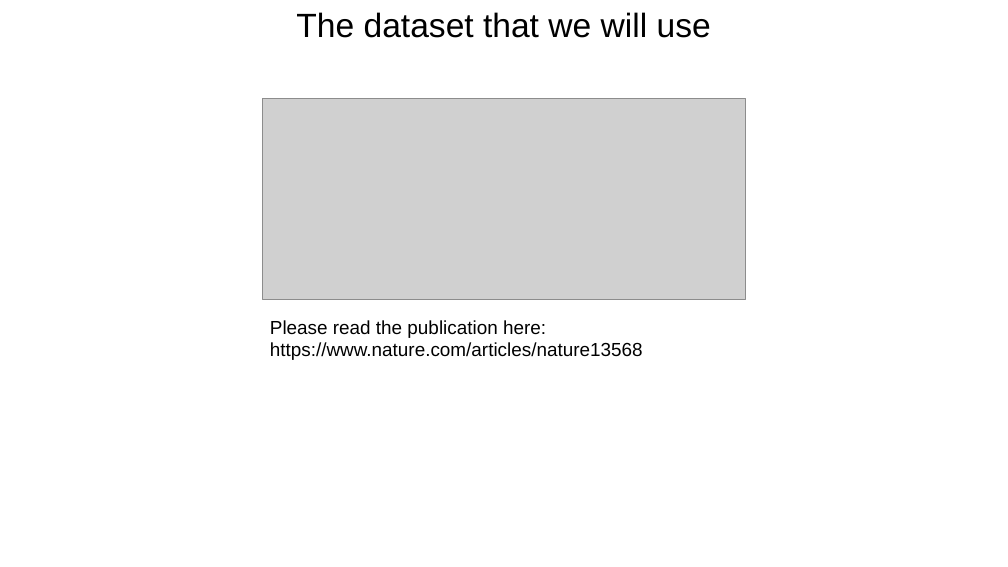
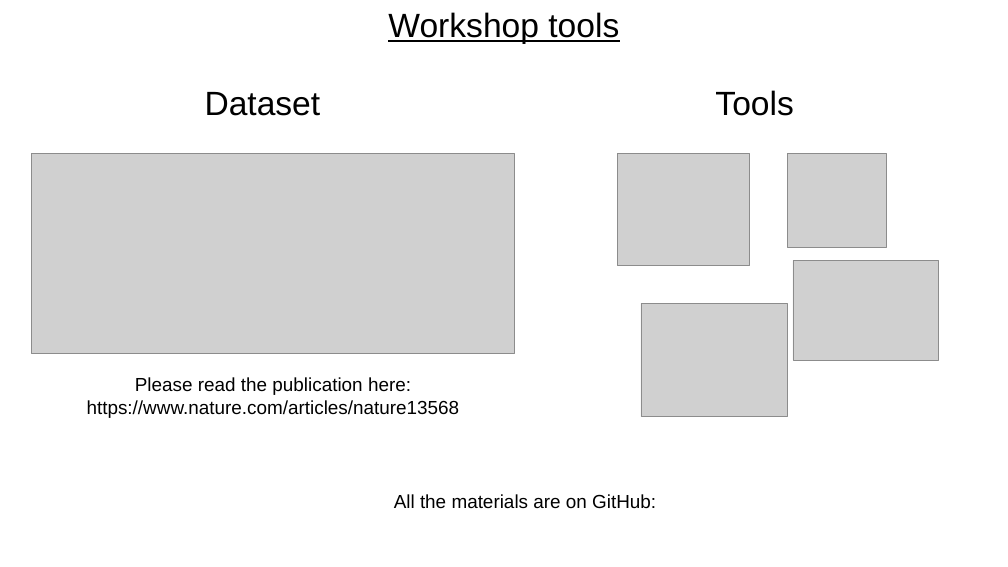
Before and after one commit to FrederickClasen/KCL_MSc_2023, a slide deck: slide 6 of Microbiome_analysis/Workshop-overview.pptx (slide 8 before the commit). Drawn at 1008x567 pixels with LibreOffice and Linux fonts; fonts in the diff are those of the drawing; grey boxes stand for pictures. Boxes give left, top, right and bottom in pixels: in the first picture for what was removed or moved away, otherwise in the second. Text is boxed around its words. In the diff, an @@ line names an element or a change of style, - is before the commit and + after.

```diff
--- a/Microbiome_analysis/Workshop-overview.pptx
+++ b/Microbiome_analysis/Workshop-overview.pptx
@@ text at (x1=388, y1=12, x2=619, y2=44): text changed @@
-The dataset that we will use
+Workshop tools
@@ text added at (x1=205, y1=92, x2=321, y2=116), 32 pt, text #000000 @@
+Dataset
@@ text added at (x1=715, y1=90, x2=793, y2=116), 32 pt, text #000000 @@
+Tools
@@ picture moved from (x1=262, y1=98, x2=746, y2=299) to (x1=32, y1=154, x2=515, y2=354) @@
@@ picture added at (x1=618, y1=154, x2=750, y2=266) @@
@@ picture added at (x1=787, y1=154, x2=886, y2=247) @@
@@ picture added at (x1=793, y1=261, x2=939, y2=360) @@
@@ picture added at (x1=641, y1=303, x2=787, y2=417) @@
@@ text "Please read the publication here:" moved from (x1=270, y1=320, x2=643, y2=360) to (x1=87, y1=377, x2=460, y2=418) @@
@@ text "Please read the publication here:" at (x1=87, y1=377, x2=460, y2=418): alignment left to centre @@
@@ text added at (x1=394, y1=494, x2=656, y2=509), 18 pt, text #000000 @@
+All the materials are on GitHub:
```
Also in this commit, not shown: 1 other slide changed, 3 slides added, 4 other files.
